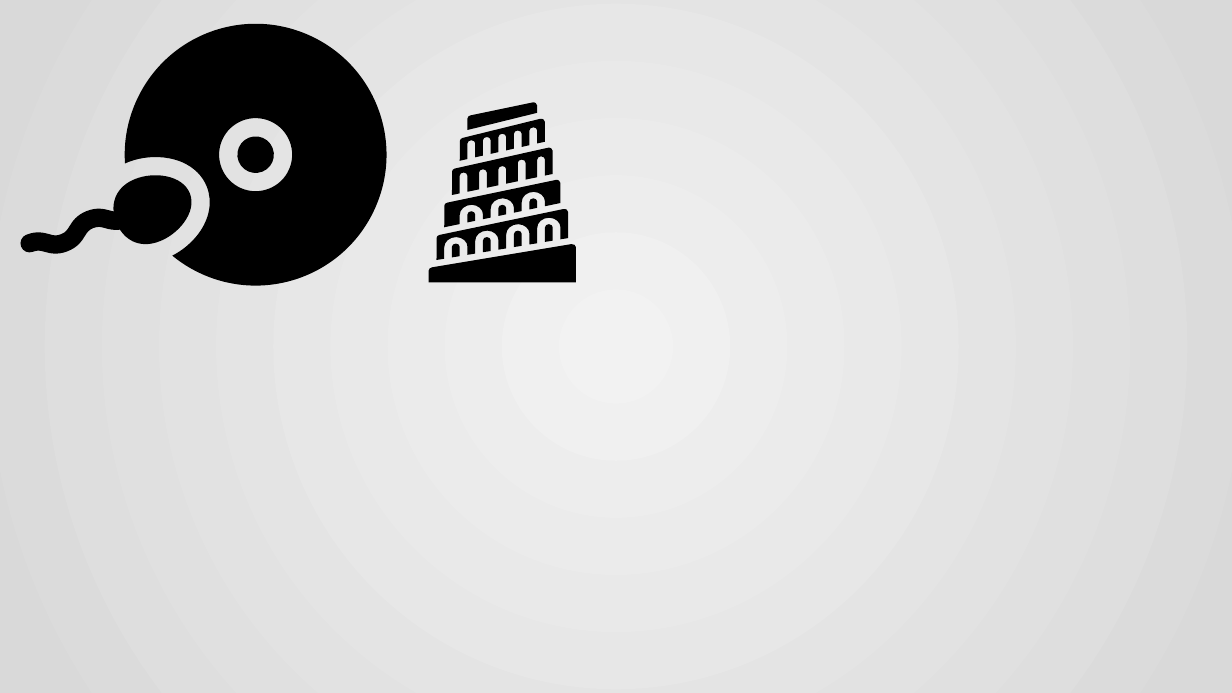
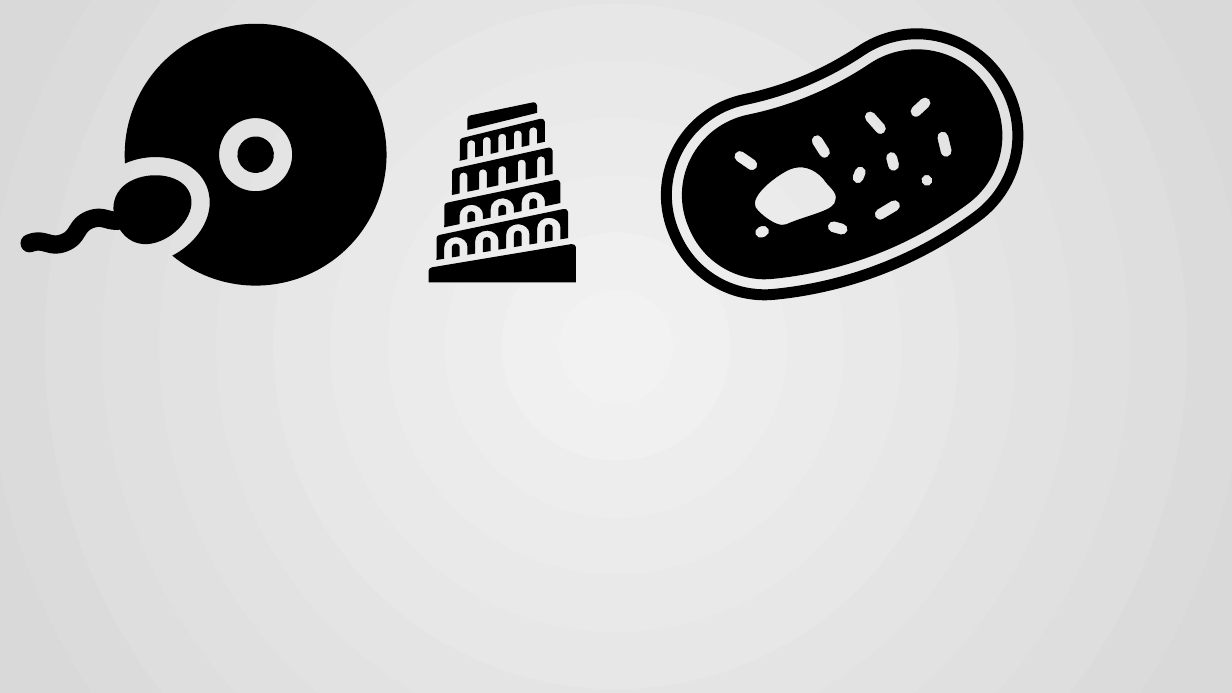
Before and after one commit to histopen/assets, a slide deck: slide 3 of Icons_TimeMarks/BACKUP tm_icons/skulls.pptx. Drawn at 1232x693 pixels with LibreOffice and Linux fonts; fonts in the diff are those of the drawing. Boxes give left, top, right and bottom in pixels: in the first picture for what was removed or moved away, otherwise in the second. Text is boxed around its words. In the diff, an @@ line names an element or a change of style, - is before the commit and + after.

```diff
--- a/Icons_TimeMarks/BACKUP tm_icons/skulls.pptx
+++ b/Icons_TimeMarks/BACKUP tm_icons/skulls.pptx
@@ freeform shape added at <box>630,0,1056,377</box>, fill #000000 @@
@@ freeform shape added at <box>657,0,1030,350</box>, fill #000000 @@
```
Also in this commit, not shown: 14 other files.
